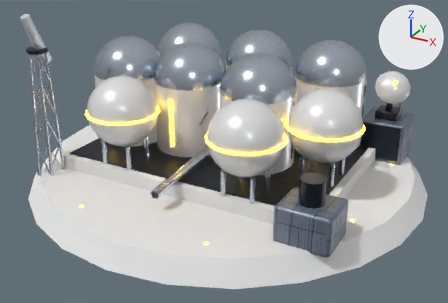
Renders of the glTF model public/models/buildings/tankfarm-T5.glb from each side of a commit.
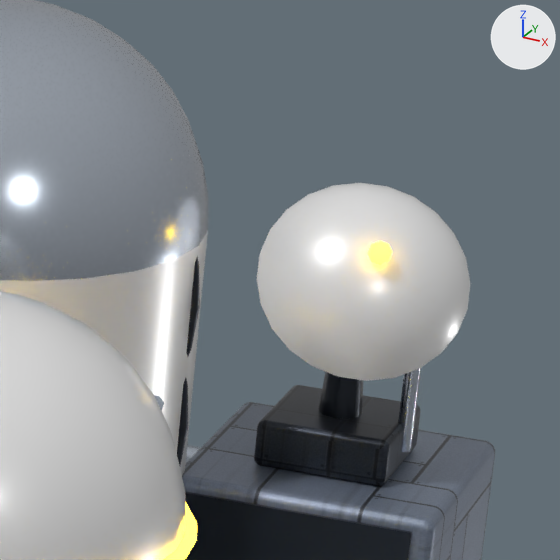
The first picture shows the older version from a 50 mm camera at (4.04, -7.47, 4.42) aimed at (0.11, -0.31, 0.85). The close-ups show the older and then the newer version on the part from 74% to 95% of the width and 13% to 44% of the height of that picture. Only the edits that show in the close-ups are written down. Every picture has the same lights, and +X, +Y and +Z are marked at upper right. Where no turn or scale is listed for an object, it has been applied to the vertices.

The older version as bpy lines, for what is in view:
```python
me_mesh_113 = bpy.data.meshes.new('Mesh_113')
me_mesh_113.from_pydata(...)  # a box spanning x -0.276..0.276, y -0.005..0.005, z -0.256..0.256
me_mesh_113.materials.append(mat_material_10)  # its picture is missing
me_mesh_116 = bpy.data.meshes.new('Mesh_116')
me_mesh_116.from_pydata(...)  # 16 vertices, 24 faces; spans x -0.017..0.017, y -0.02..0.02, z -0.15..0.15
me_mesh_116.materials.append(mat_material_5)  # pale blue #c3ccd8
ob_mesh_113 = bpy.data.objects.new('Mesh_113', me_mesh_113)
ob_mesh_113.location = (2.0, 0.97, 0.902)
ob_mesh_116 = bpy.data.objects.new('Mesh_116', me_mesh_116)
ob_mesh_116.location = (2.162, 1.3, 1.39)
ob_node_137 = bpy.data.objects.new('Node_137', None)
ob_node_137.parent = ob_node_136
ob_node_137.location = (0.0, 0.0, 0.0)
ob_node_137.rotation_euler = (0.9, 0.0, 0.0)  # degrees (52, 0, 0)
# also in view: 'Mesh_55' at (1.6, -0.35, 1.53); 'Mesh_115' at (2.0, 1.3, 1.25); 'Mesh_112' at (2.0, 1.3, 0.87); 'Mesh_31' at (1.2, 0.9, 1.65); 'Mesh_118' at (2.0, 1.3, 1.42)
```
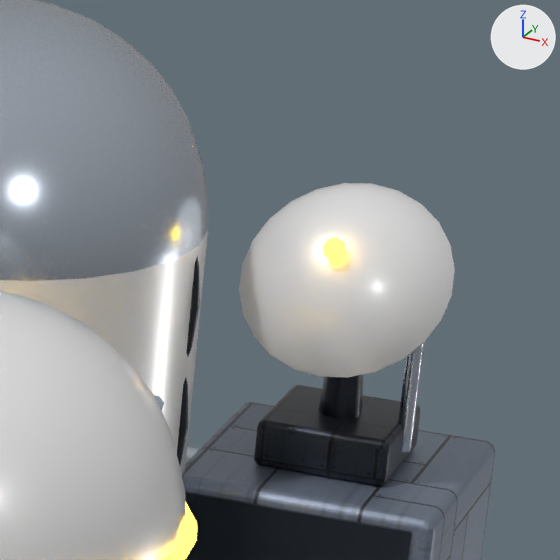
ob_node_137 is not drawn itself; it is the parent of ob_mesh_119, ob_mesh_120, ob_mesh_121.

Changed parts and their boxes (x1, y1, x2, y2) in the close-ups (560 x 560 px):
'Mesh_119', moved
    before: (257, 183, 470, 381)
    after: (239, 183, 455, 378)
'Mesh_121', moved
    before: (368, 241, 392, 265)
    after: (323, 237, 346, 261)

The change, as a diff of the scene's bpy script:
```diff
--- a/public/models/buildings/tankfarm-T5.glb.py
+++ b/public/models/buildings/tankfarm-T5.glb.py
@@ ob_node_137 @@
 ob_node_137 = bpy.data.objects.new('Node_137', None)
-ob_node_137.parent = ob_node_136
+ob_node_137.parent = ob_anim_rot
 ob_node_137.location = (0.0, 0.0, 0.0)
@@ ob_anim_rot @@
+ob_anim_rot = bpy.data.objects.new('anim:rot', None)
+ob_anim_rot.parent = ob_node_134
+ob_anim_rot.location = (0.0, 0.0, 0.35)
```
